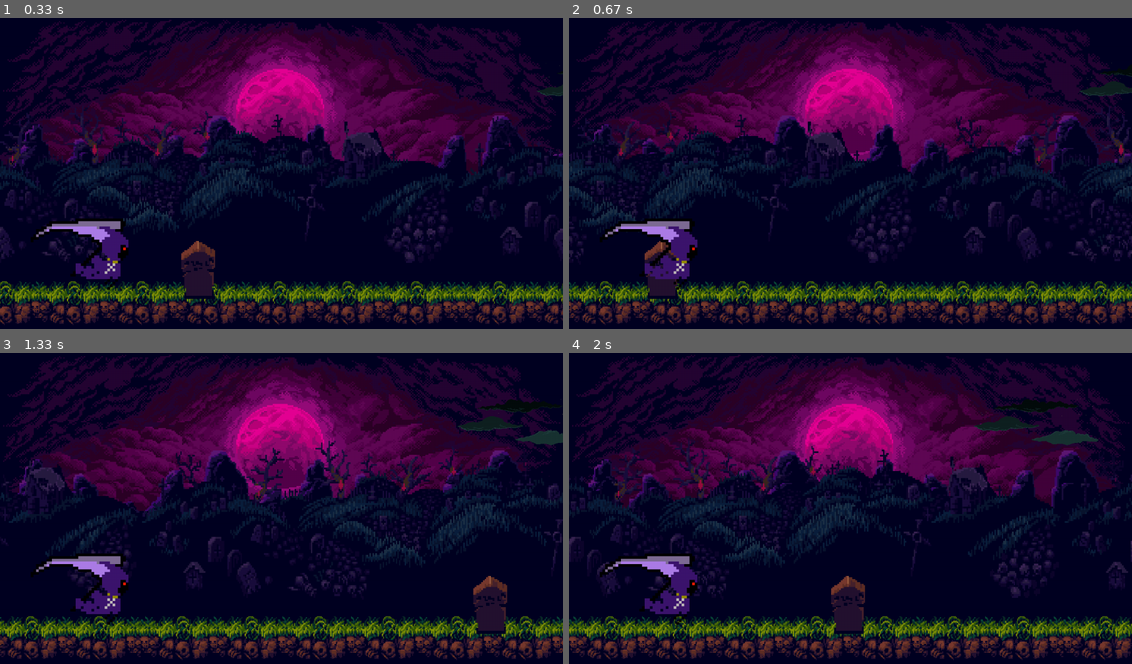
Above: before the commit, frames 1-4 (two rows, left to right).
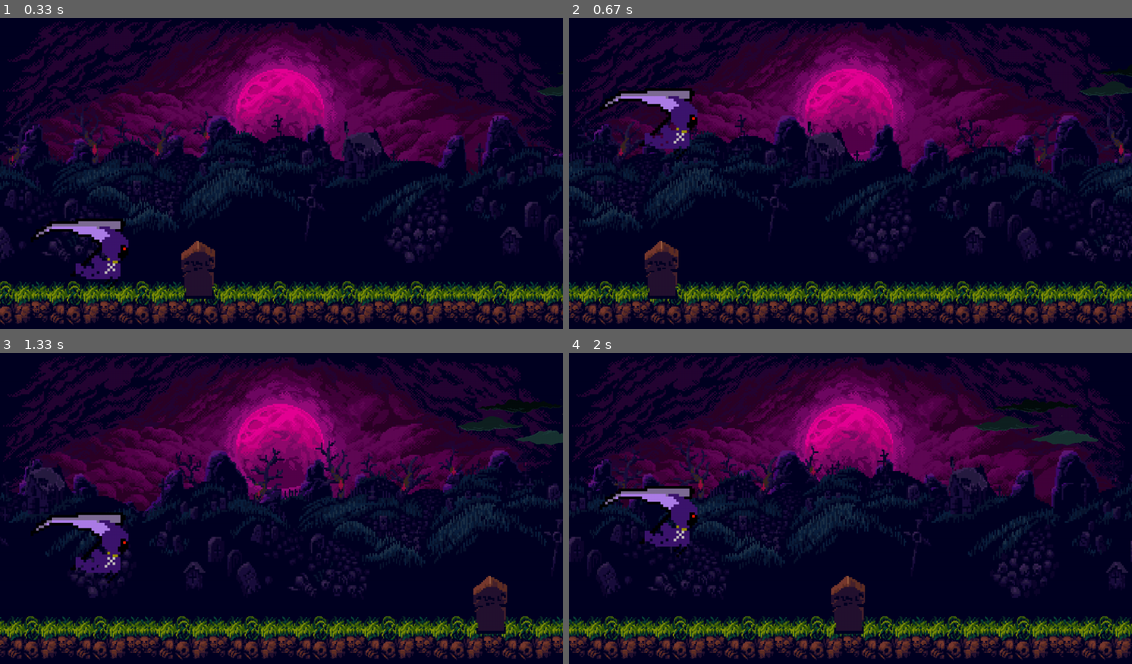
Above: after the commit, the same moments.

Repository: mmvbs/Cleanse-your-ghost
Game: pygame game, started from CYG.py
The game is run twice, just before and just after one commit, with the same random seed, the same clock (stepped at 60 frames per second) and the same inputs.
Inputs:
- Up to frame 1 (0.33 s): no input
- Up to frame 2 (0.67 s): tap Space at 0.33 s
- Up to frame 3 (1.33 s): tap Space at 1.23 s
- Up to frame 4 (2 s): tap Space at 1.53 s

Frame 1 is identical in both runs. In frame 2, 3.2% of the frame differs, in the area x 5-23%, y 22-88%; in frame 3, 2.6%; in frame 4, 3.2%.

Commit message:
Pulo do personagem

Diff:
--- a/CYG.py
+++ b/CYG.py
@@ -47,6 +47,8 @@
     if pygame.key.get_pressed()[pygame.K_j]:
         jogador.ataque()
 
+    if pygame.key.get_pressed()[pygame.K_SPACE]:
+        jogador.jump()
 
     # Atualiza a tela
     pygame.display.update()
--- a/classes/player.py
+++ b/classes/player.py
@@ -17,6 +17,13 @@
         self.velocidade = 5
         self.aceleracao_gravidade = 1
 
+        # P/Pulo
+        self.AlturaPulo = -25#Tamanho do pulo
+        self.tempopulo = 0
+        self.pulando = False
+        self.velocidade_pulo = self.AlturaPulo
+        self.gravity = 1
+        self.tempo_pulo = self.tempopulo
 
         self.tamanho_imagem = (384, 384)
 
@@ -57,3 +64,26 @@
         # Atualiza o frame da animação de corrida
         self.image = self.correndo[self.step_index // 5]
         self.step_index = (self.step_index + 1) % (len(self.correndo) * 5)  # Mantém o índice dentro dos limites
+
+        #Atualiza Fisica do Pulo
+        self.atualizar()
+
+    def jump(self):
+        #Faz o personagem pular
+        if not self.pulando:
+            self.pulando =True
+            self.tempo_pulo = self.tempopulo
+
+    def atualizar(self):
+        # Atualiza a física do pulo
+        if self.pulando:
+            self.y_player += self.velocidade_pulo
+            self.tempo_pulo += 1
+            self.velocidade_pulo += self.gravity
+
+            # Verifica se o pulo terminou (se o jogador voltou ao chão)
+            if self.y_player >= 235:
+                self.y_player = 235
+                self.pulando = False
+                self.velocidade_pulo = self.AlturaPulo
+                self.tempo_pulo = self.tempopulo
